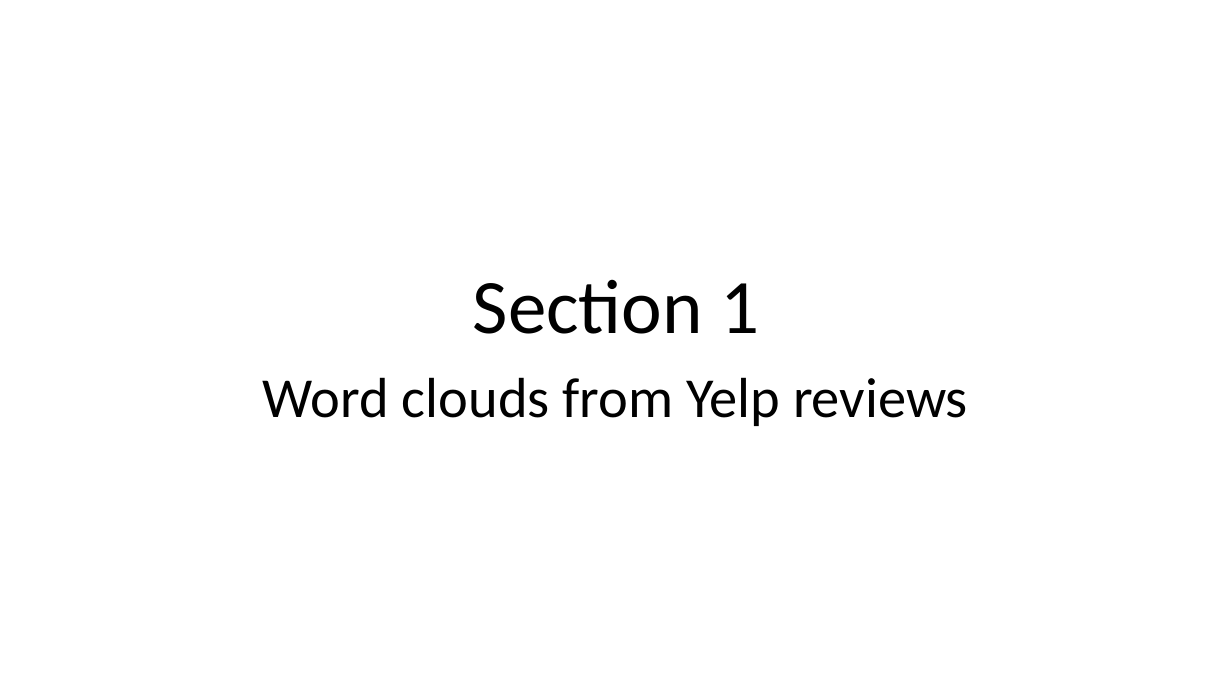
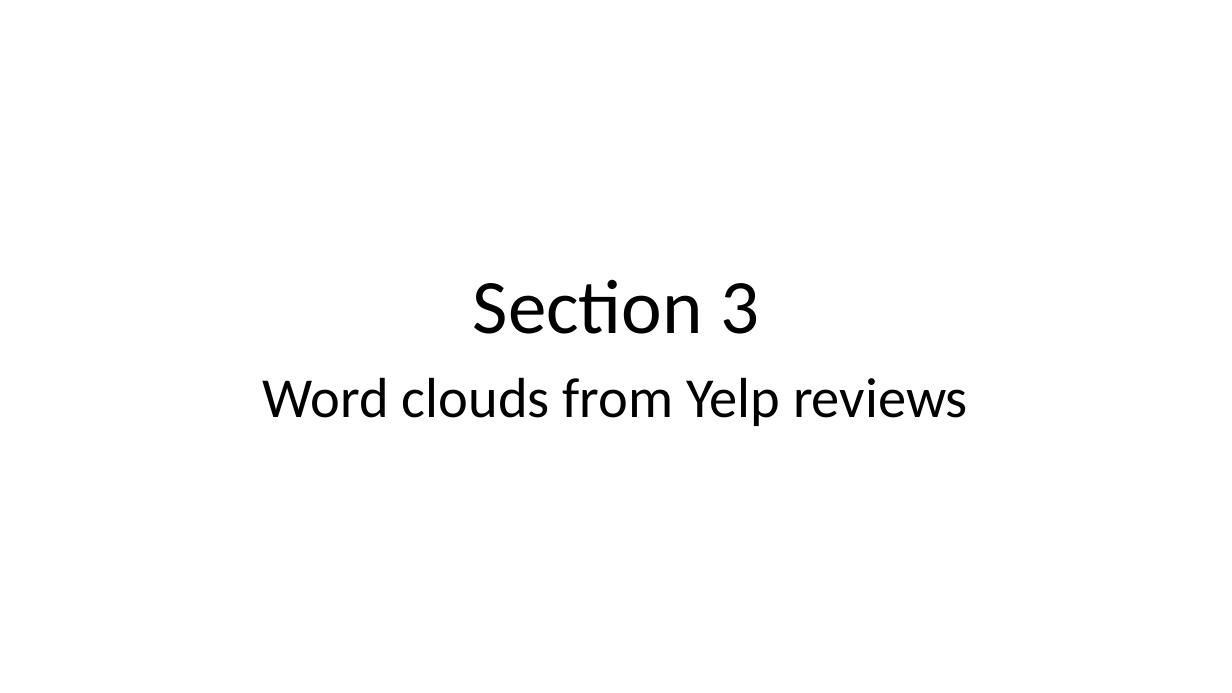
Before and after one commit to stepan-o/lift, a slide deck: slide 4 of presentations/Yelp_dataset_results.pptx (slide 2 before the commit). Drawn at 1232x693 pixels with LibreOffice and Linux fonts; fonts in the diff are those of the drawing. Boxes give left, top, right and bottom in pixels: in the first picture for what was removed or moved away, otherwise in the second. Text is boxed around its words. In the diff, an @@ line names an element or a change of style, - is before the commit and + after.

Commit message:
update presentation

```diff
--- a/presentations/Yelp_dataset_results.pptx
+++ b/presentations/Yelp_dataset_results.pptx
@@ title at (x1=473, y1=279, x2=759, y2=334): text changed @@
-Section 1
+Section 3
```
Also in this commit, not shown: 1 other slide changed, 2 slides added.
